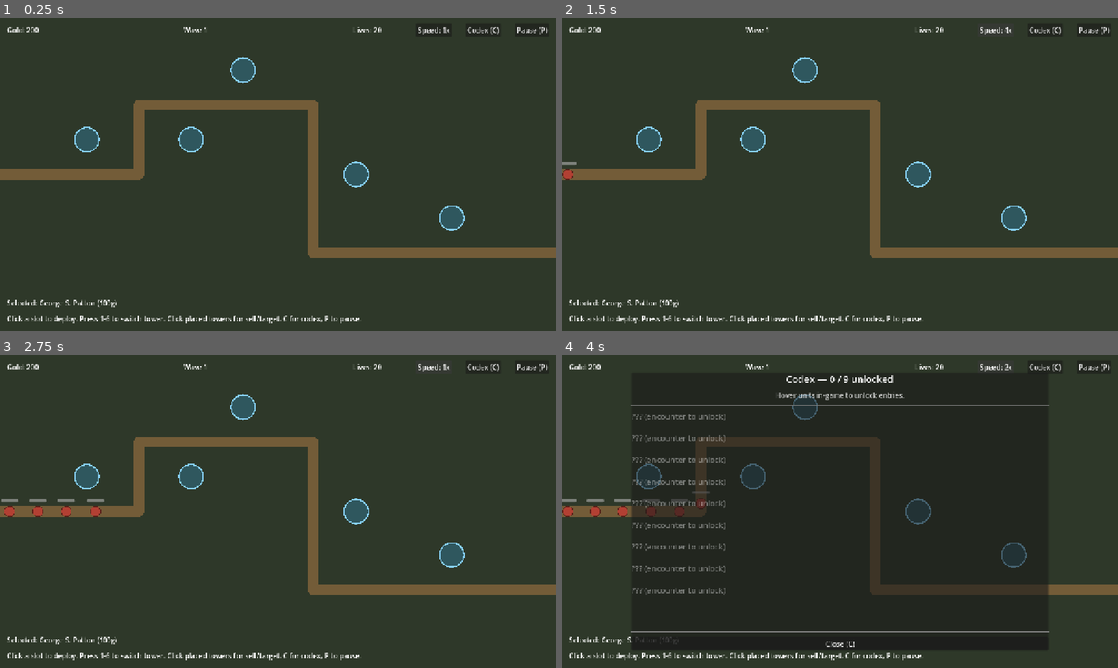
Above: before the commit, frames 1-4 (two rows, left to right).
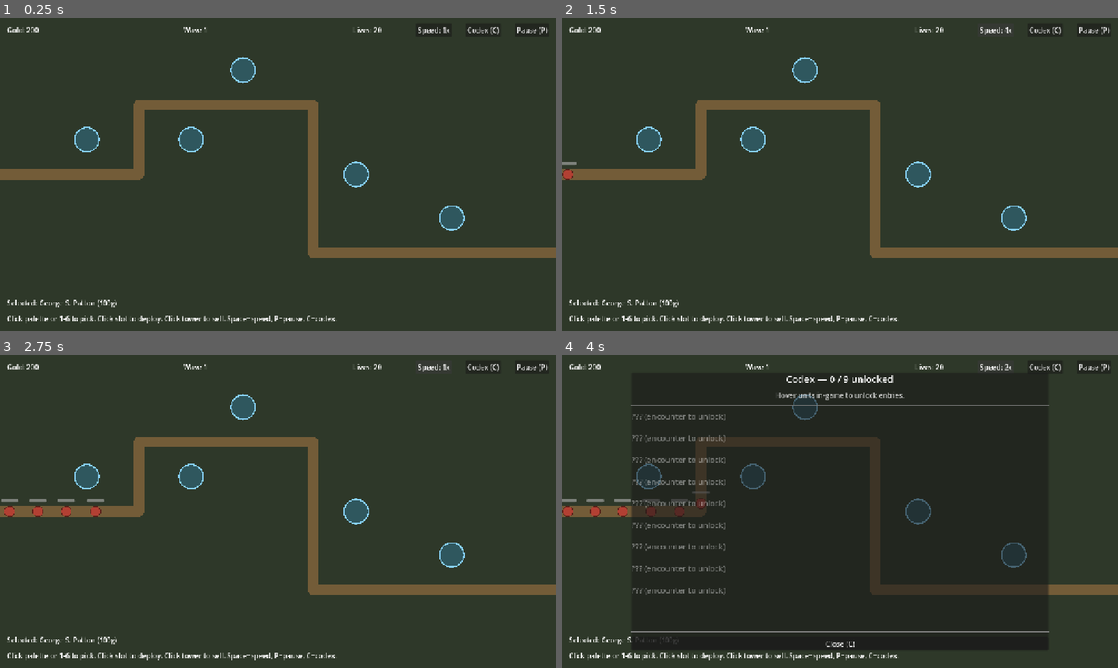
Above: after the commit, the same moments.

Repository: Josh-Buck/wwii-td
Game: Godot game, scene res://scenes/main/Main.tscn
Same seed, same stepped clock (60 frames per second), same inputs: the game is played once before the commit and once after it.
Inputs:
- Up to frame 1 (0.25 s): no input
- Up to frame 2 (1.5 s): click "Speed: 1x" at 0.5 s; click "Speed: 2x" at 1.25 s
- Up to frame 3 (2.75 s): click "Speed: 4x" at 2 s
- Up to frame 4 (4 s): click "Codex (C)" at 2.75 s; click "Speed: 1x" at 3.5 s

The runs differ from the first frame. In frame 1, 0.6% of the frame differs, in the area x 4-65%, y 95-98%; in frame 2, 0.6%; in frame 3, 0.6%; in frame 4, 0.6%.
Error in both runs: Cannot call method 'get_child_count' on a null value. (res://scenes/ui/HUD.gd:140)

Commit message:
M2: visual identity placeholders - initials + flag stripe + enemy shapes

Diff:
--- a/scenes/enemies/Enemy.gd
+++ b/scenes/enemies/Enemy.gd
@@ -73,5 +73,21 @@
 func _draw() -> void:
 	if stats == null:
 		return
-	draw_circle(Vector2.ZERO, stats.radius, stats.color)
-	draw_arc(Vector2.ZERO, stats.radius, 0, TAU, 16, stats.color.darkened(0.5), 1.5)
+	var r: float = stats.radius
+	if stats.is_air():
+		# Plane silhouette: forward-pointing triangle.
+		var p1 := Vector2(-r * 0.85, -r * 0.55)
+		var p2 := Vector2(r, 0)
+		var p3 := Vector2(-r * 0.85, r * 0.55)
+		draw_colored_polygon(PackedVector2Array([p1, p2, p3]), stats.color)
+		draw_polyline(PackedVector2Array([p1, p2, p3, p1]), stats.color.darkened(0.5), 1.5)
+	elif stats.is_armor():
+		# Tank silhouette: hull rectangle + small turret circle.
+		var hull := Rect2(-r * 1.1, -r * 0.7, r * 2.2, r * 1.4)
+		draw_rect(hull, stats.color)
+		draw_rect(hull, stats.color.darkened(0.5), false, 1.5)
+		draw_circle(Vector2(0, -r * 0.25), r * 0.45, stats.color.darkened(0.25))
+	else:
+		# Infantry: circle (default).
+		draw_circle(Vector2.ZERO, r, stats.color)
+		draw_arc(Vector2.ZERO, r, 0, TAU, 16, stats.color.darkened(0.5), 1.5)
--- a/scenes/towers/Tower.gd
+++ b/scenes/towers/Tower.gd
@@ -144,9 +144,60 @@
 func _draw() -> void:
 	if stats == null:
 		return
-	# Placeholder visual: filled circle in faction color with darker rim.
-	draw_circle(Vector2.ZERO, 18.0, stats.color)
-	draw_arc(Vector2.ZERO, 18.0, 0, TAU, 24, stats.color.darkened(0.4), 2.0)
+	# Placeholder visual: faction-colored disc with last-name initials and a
+	# faction flag stripe up top. Replaces with portrait sprite once art lands.
+	draw_circle(Vector2.ZERO, 22.0, stats.color)
+	draw_arc(Vector2.ZERO, 22.0, 0, TAU, 32, stats.color.darkened(0.4), 2.0)
 	# Synergy indicator: golden ring when at least one adjacency buff is active.
 	if active_buffs.size() > 0:
-		draw_arc(Vector2.ZERO, 26.0, 0, TAU, 32, Color(1.0, 0.85, 0.3, 0.85), 2.5)
+		draw_arc(Vector2.ZERO, 30.0, 0, TAU, 32, Color(1.0, 0.85, 0.3, 0.85), 2.5)
+	_draw_flag_stripe(stats.faction)
+	_draw_initials()
+
+func _draw_initials() -> void:
+	if stats == null or stats.display_name == "":
+		return
+	var text: String = _short_initials()
+	var font: Font = ThemeDB.fallback_font
+	if font == null:
+		return
+	var fs: int = 13
+	var size: Vector2 = font.get_string_size(text, HORIZONTAL_ALIGNMENT_LEFT, -1, fs)
+	# draw_string anchors at baseline; offset y so text vertically centers near 0.
+	var pos := Vector2(-size.x / 2.0, size.y / 4.0)
+	draw_string(font, pos, text, HORIZONTAL_ALIGNMENT_LEFT, -1, fs, Color(0.08, 0.08, 0.08))
+
+func _short_initials() -> String:
+	var parts := stats.display_name.split(" ", false)
+	if parts.is_empty():
+		return stats.display_name.substr(0, 3).to_upper()
+	return parts[-1].substr(0, 3).to_upper()
+
+func _draw_flag_stripe(faction: StringName) -> void:
+	# Small banner above the tower disc: y = -34 to -28 (6px tall, 32px wide)
+	var x: float = -16.0
+	var y: float = -34.0
+	var w: float = 32.0
+	var h: float = 6.0
+	match faction:
+		&"us":
+			# 3 horizontal stripes: red, white, blue (simplified)
+			draw_rect(Rect2(x, y, w, h / 3.0), Color(0.78, 0.10, 0.16))
+			draw_rect(Rect2(x, y + h / 3.0, w, h / 3.0), Color.WHITE)
+			draw_rect(Rect2(x, y + 2.0 * h / 3.0, w, h / 3.0), Color(0.05, 0.13, 0.39))
+		&"uk":
+			# Union flag approximation: blue background, white cross, red centerline
+			draw_rect(Rect2(x, y, w, h), Color(0.05, 0.13, 0.39))
+			draw_rect(Rect2(x, y + h / 2.0 - 1.0, w, 2.0), Color.WHITE)
+			draw_rect(Rect2(x + w / 2.0 - 1.0, y, 2.0, h), Color.WHITE)
+			draw_rect(Rect2(x + w / 2.0 - 0.5, y, 1.0, h), Color(0.78, 0.10, 0.16))
+		&"ussr":
+			# Solid red banner
+			draw_rect(Rect2(x, y, w, h), Color(0.72, 0.04, 0.04))
+		&"resistance":
+			# French tricolor
+			draw_rect(Rect2(x, y, w / 3.0, h), Color(0.05, 0.13, 0.39))
+			draw_rect(Rect2(x + w / 3.0, y, w / 3.0, h), Color.WHITE)
+			draw_rect(Rect2(x + 2.0 * w / 3.0, y, w / 3.0, h), Color(0.78, 0.10, 0.16))
+		_:
+			pass
--- a/scenes/ui/HUD.gd
+++ b/scenes/ui/HUD.gd
@@ -99,7 +99,7 @@
 	lives_label.text = "Lives: %d" % GameState.lives
 	wave_label.text = "Wave 1"
 	if hint_label:
-		hint_label.text = "Click a slot to deploy. Press 1-6 to switch tower. Click placed towers for sell/target. C for codex, P to pause."
+		hint_label.text = "Click palette or 1-6 to pick. Click slot to deploy. Click tower to sell. Space=speed, P=pause, C=codex."
 	if selection_label:
 		selection_label.text = "Selected: —"
 
